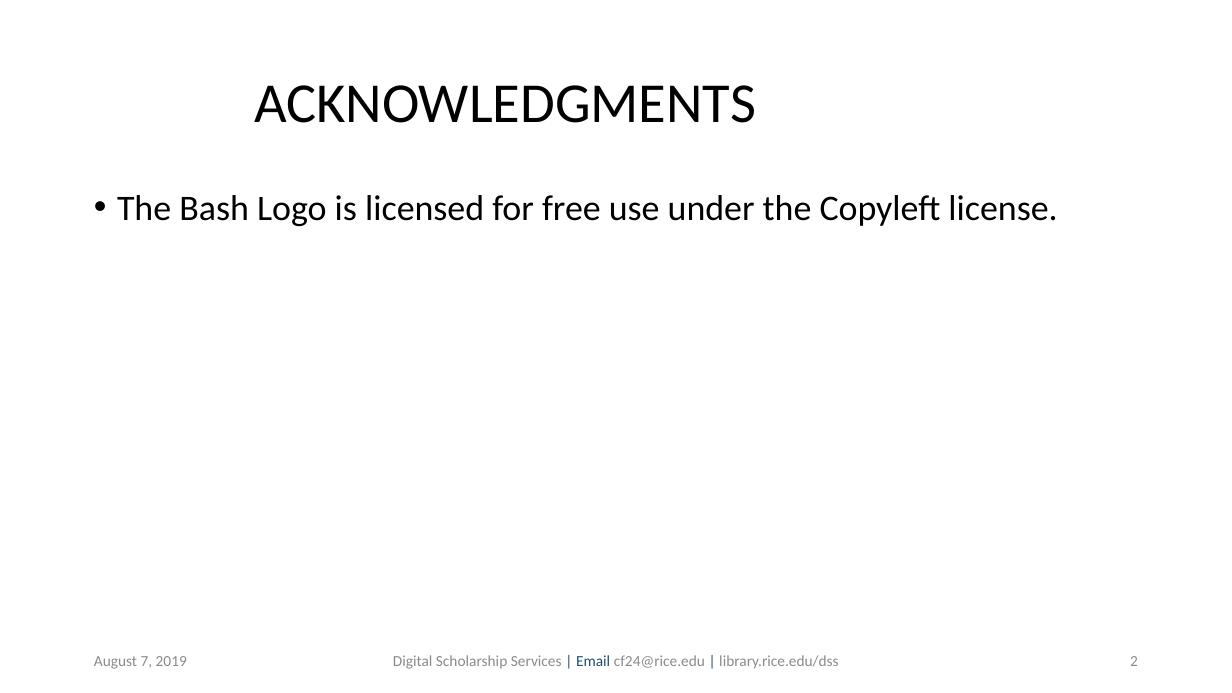
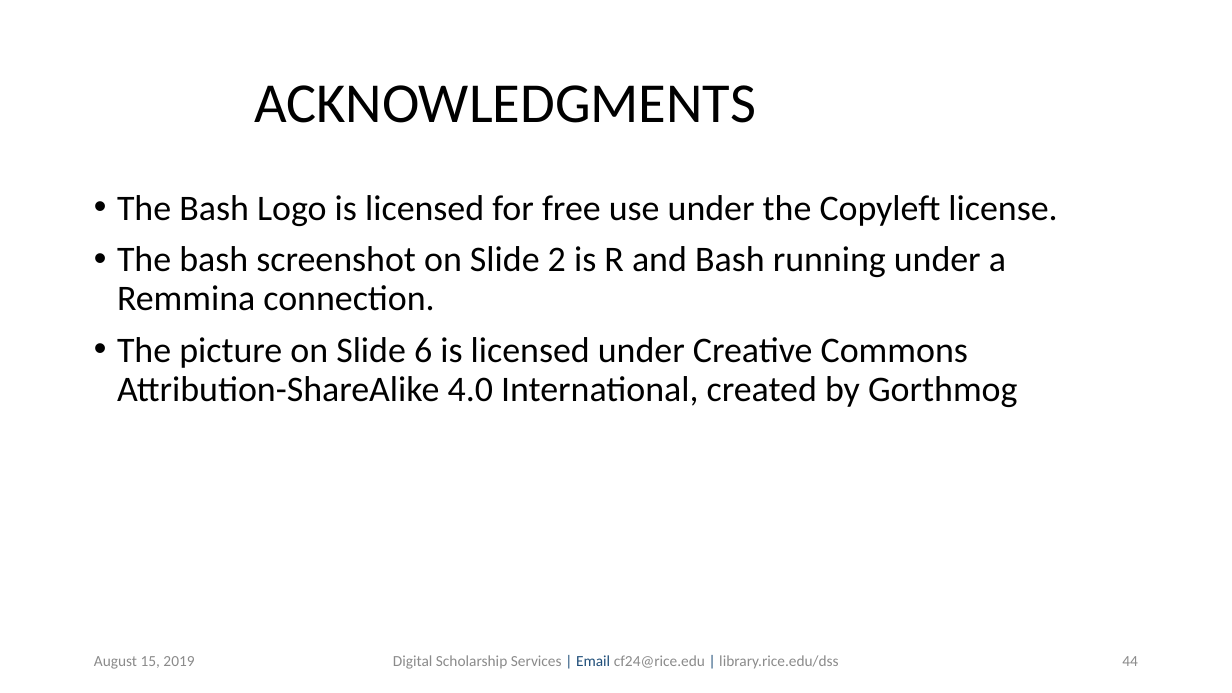
Before and after one commit to bakitybacon/rice-data-and-donuts, a slide deck: slide 44 of bash/Introduction to Bash.pptx (slide 2 before the commit). Drawn at 1232x693 pixels with LibreOffice and Linux fonts; fonts in the diff are those of the drawing; background and template pictures are left out. Boxes give left, top, right and bottom in pixels: in the first picture for what was removed or moved away, otherwise in the second. Text is boxed around its words. In the diff, an @@ line names an element or a change of style, - is before the commit and + after.

```diff
--- a/bash/Introduction to Bash.pptx
+++ b/bash/Introduction to Bash.pptx
@@ text at (x1=117, y1=246, x2=1017, y2=407): paragraphs added @@
+• The bash screenshot on Slide 2 is R and Bash running under a Remmina connection.
+• The picture on Slide 6 is licensed under Creative Commons Attribution-ShareAlike 4.0 International, created by Gorthmog
@@ text at (x1=94, y1=656, x2=194, y2=669): text changed @@
-August 7, 2019
+August 15, 2019
@@ page number at (x1=1122, y1=656, x2=1138, y2=666): text changed @@
-2
+44
```
Also in this commit, not shown: 42 slides added.
